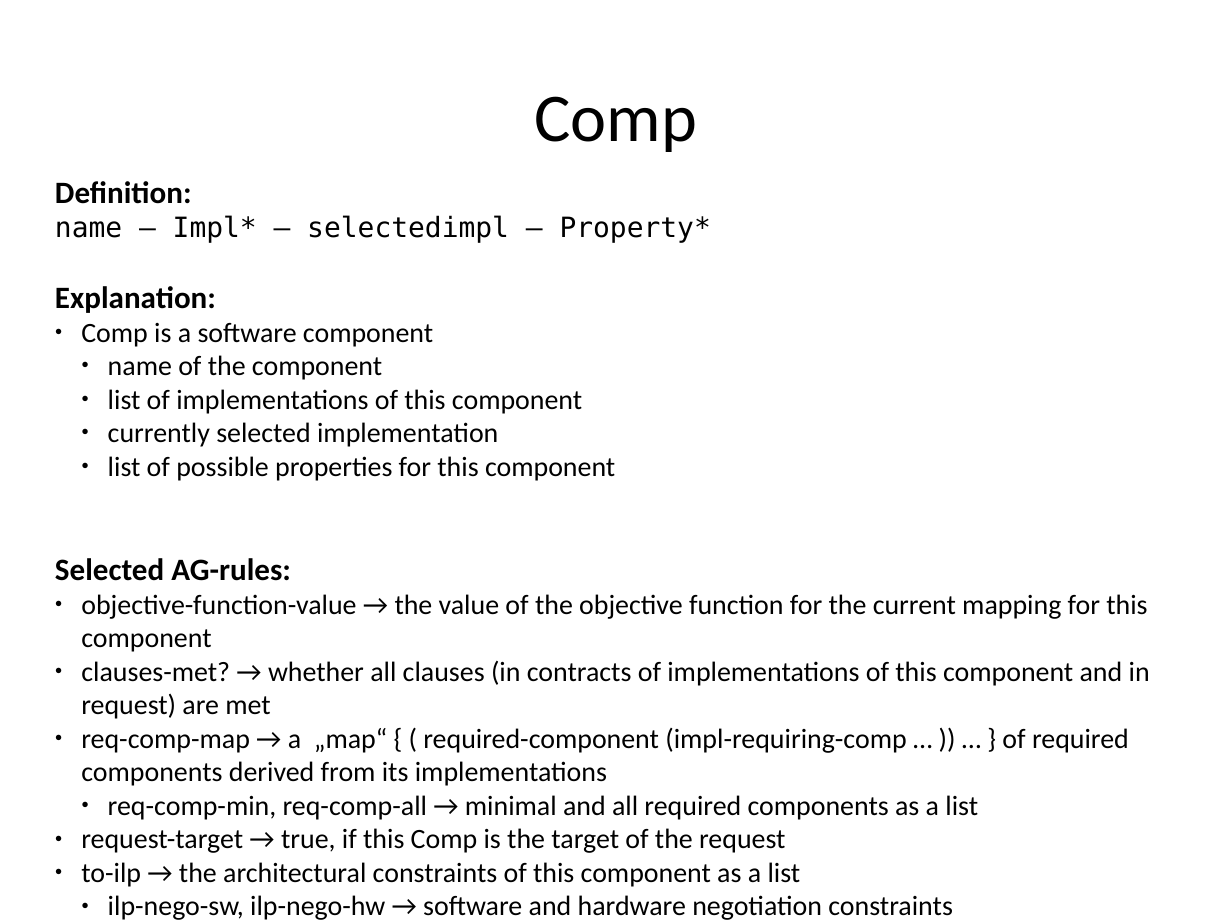
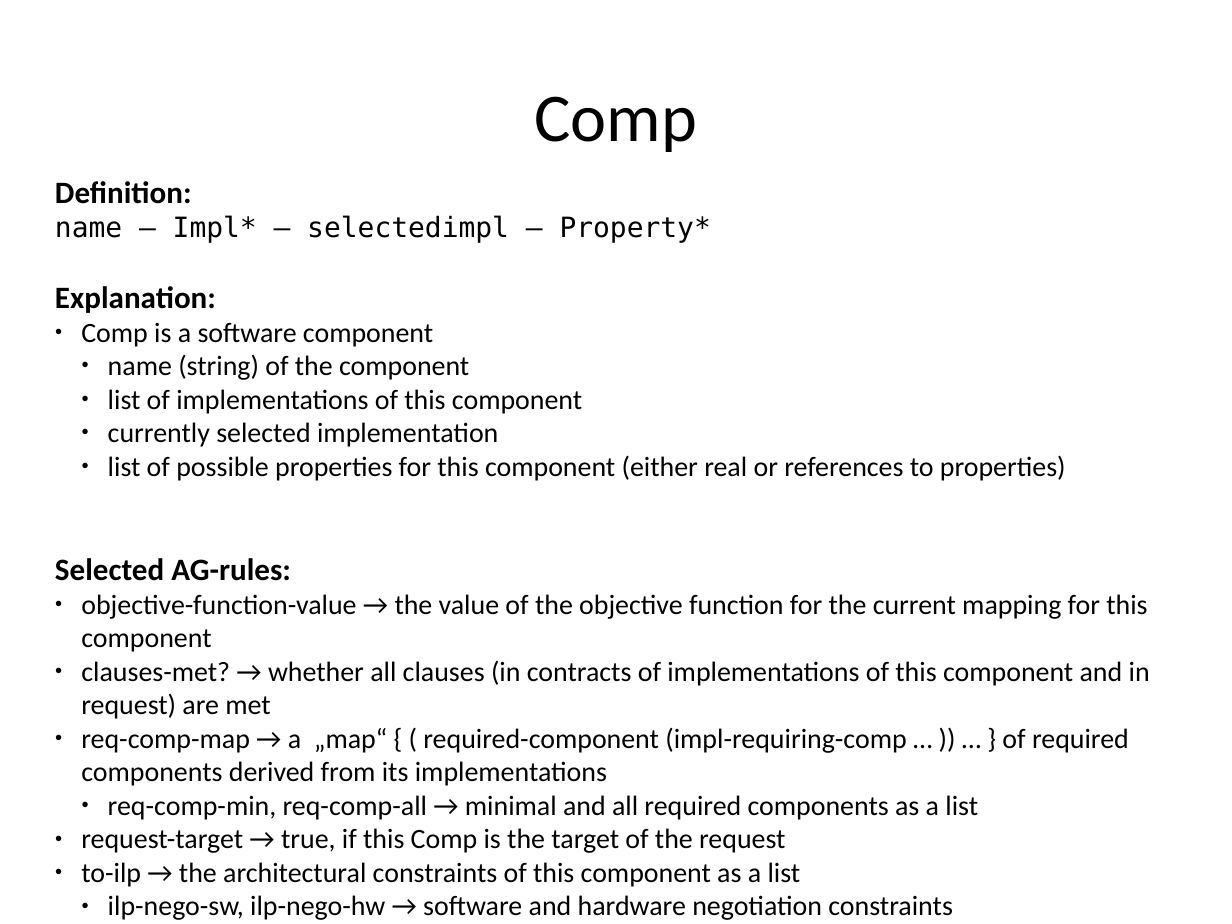
Before and after one commit to rene-schoene/racr-mquat, a slide deck: slide 24 of doc/the-model.odp. Drawn at 1232x924 pixels with LibreOffice and Linux fonts; fonts in the diff are those of the drawing. Boxes give left, top, right and bottom in pixels: in the first picture for what was removed or moved away, otherwise in the second. Text is boxed around its words. In the diff, an @@ line names an element or a change of style, - is before the commit and + after.

```diff
--- a/doc/the-model.odp
+++ b/doc/the-model.odp
@@ text at bbox=[108, 354, 469, 380]: text changed @@
-  ● name of the component
+  ● name (string) of the component
@@ text at bbox=[108, 455, 1066, 481]: text changed @@
-  ● list of possible properties for this component
+  ● list of possible properties for this component (either real or references to properties)
```
Also in this commit, not shown: 14 other slides changed, 2 slides added, 1 other file.
